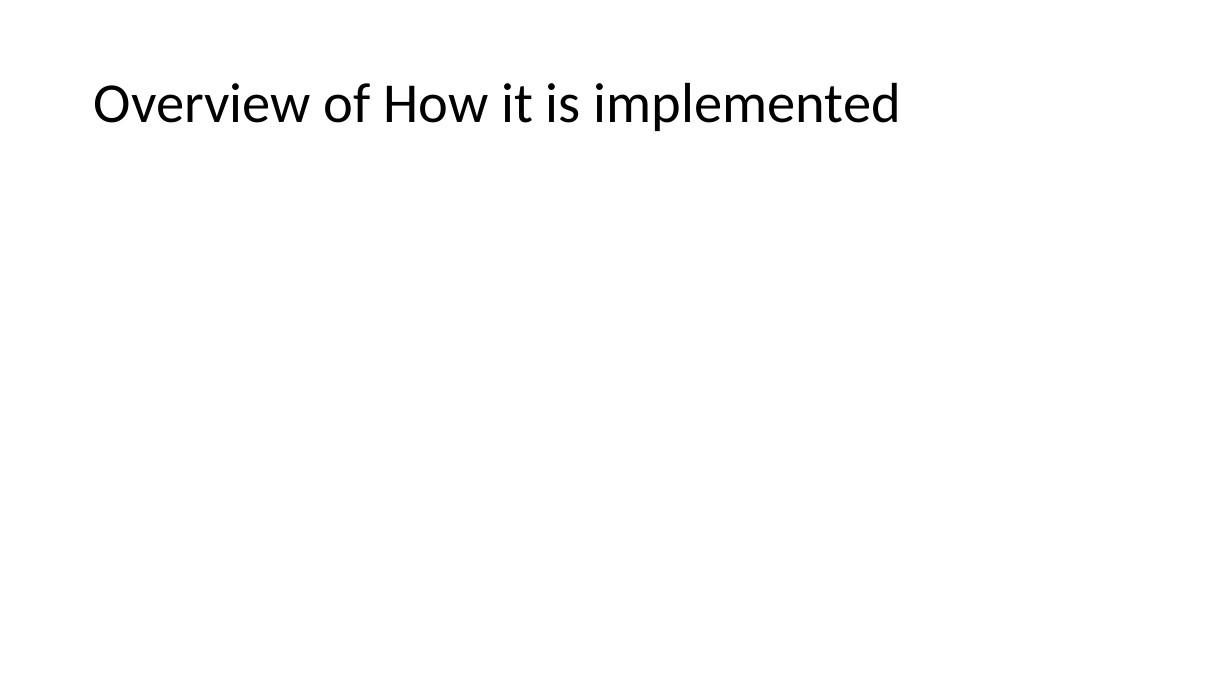
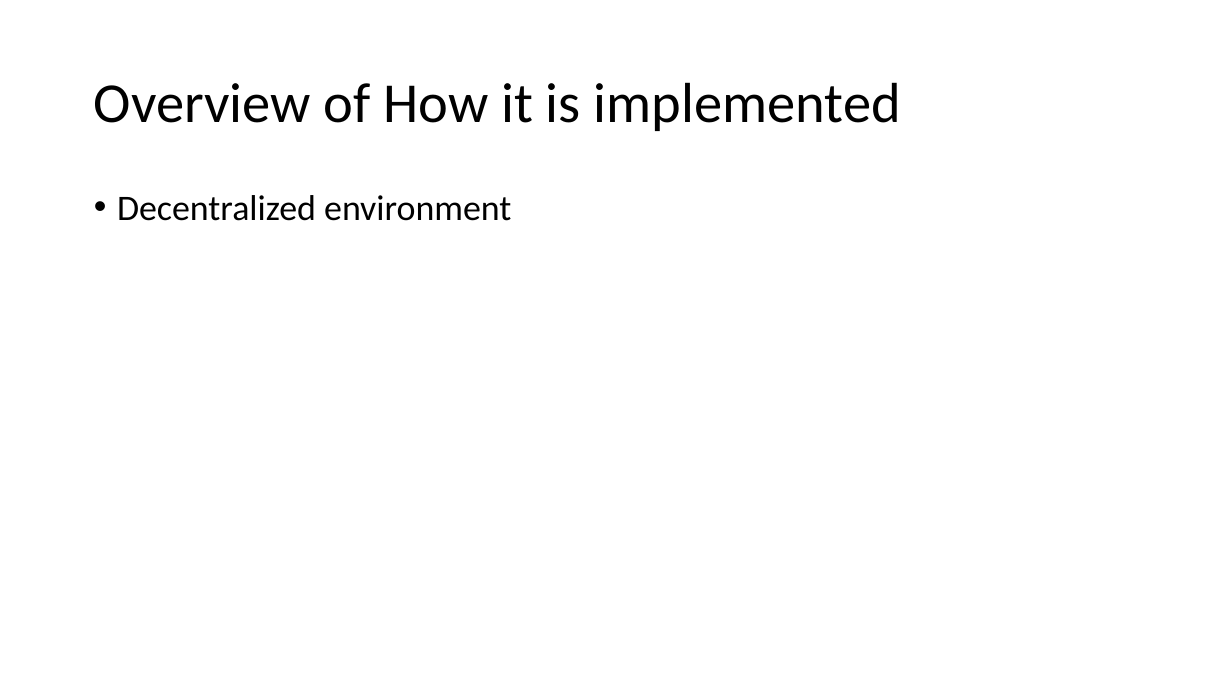
Before and after one commit to ParasDalal/TechNotes, a slide deck: slide 7 of The Future of Blockchain.pptx. Drawn at 1232x693 pixels with LibreOffice and Linux fonts; fonts in the diff are those of the drawing. Boxes give left, top, right and bottom in pixels: in the first picture for what was removed or moved away, otherwise in the second. Text is boxed around its words. In the diff, an @@ line names an element or a change of style, - is before the commit and + after.

```diff
--- a/The Future of Blockchain.pptx
+++ b/The Future of Blockchain.pptx
@@ text added at (117,195,511,221), 28 pt, text #000000 @@
+• Decentralized environment
```
Also in this commit, not shown: 2 other slides changed.
